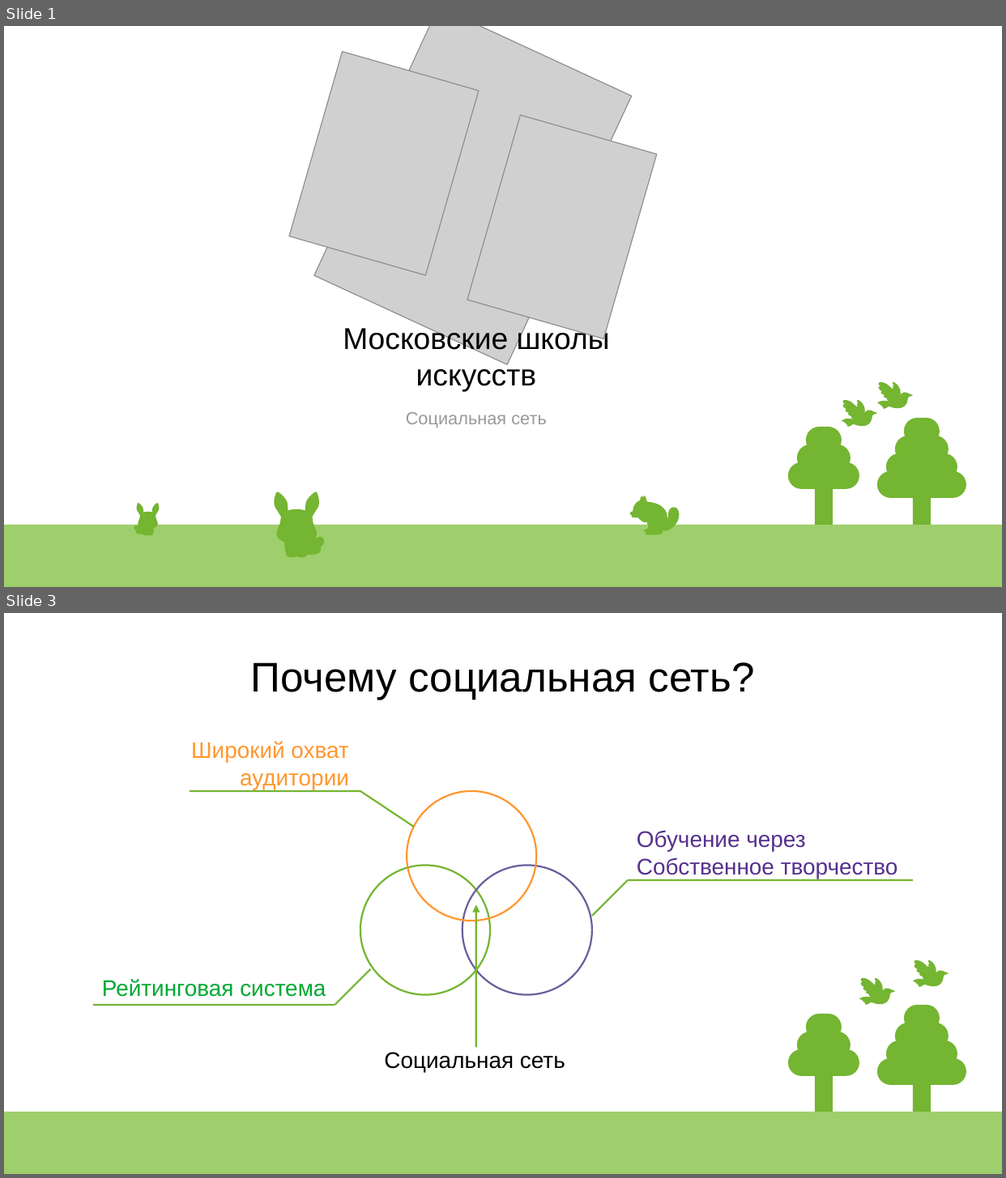
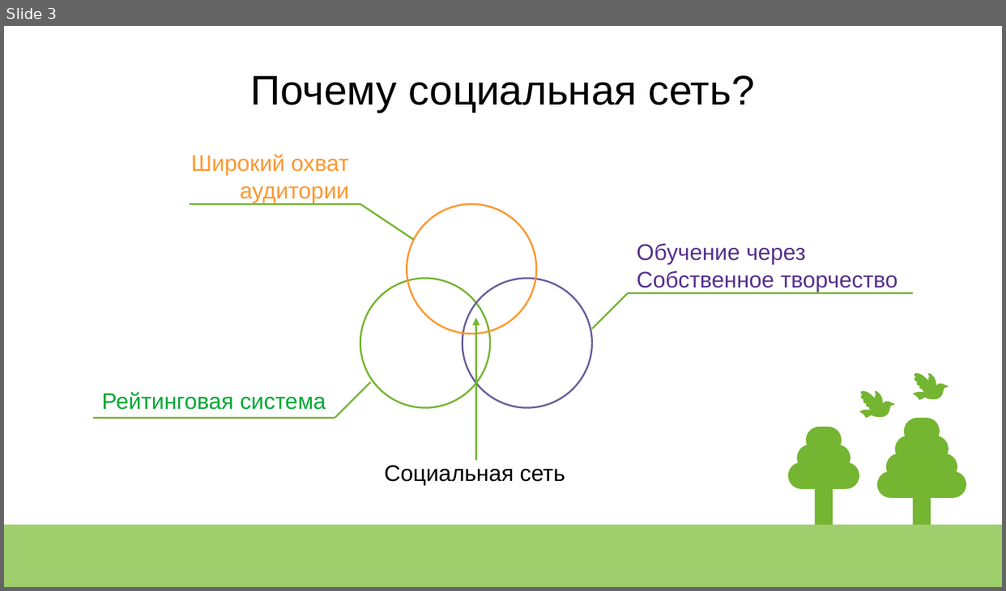
Before and after one commit to vovikilelik/hackaton-2023, a slide deck: info.odp. Shown one above the other, each under a label of ours: slides 1 and 3 before the commit, slide 3 after it; the slides between them are not shown. The pictures are 1006x1178 and 1006x591 pixels, drawn with LibreOffice and Linux fonts; fonts in the diff are those of the drawing; grey boxes stand for pictures. Boxes give left, top, right and bottom in pixels: in the first picture for what was removed or moved away, otherwise in the second. Text is boxed around its words. In the diff, an @@ line names an element or a change of style, - is before the commit and + after.

```diff
--- a/info.odp
+++ b/info.odp
@@ slide 1 removed at <box>4,26,1002,587</box>, background #FFFFFF; not listed: 10 template elements that a slide beside it also shows @@
@@ picture removed at <box>314,26,631,365</box> @@
@@ picture removed at <box>289,52,479,275</box> @@
@@ picture removed at <box>467,115,657,339</box> @@
@@ title removed at <box>343,326,610,391</box> @@
-Московские школы искусств
@@ title removed at <box>406,412,547,428</box> @@
-Социальная сеть
@@ group removed at <box>878,382,913,410</box>: 8 freeform shapes @@
@@ group removed at <box>842,400,877,427</box>: 8 freeform shapes @@
@@ freeform shape removed at <box>630,511,652,532</box> @@
@@ freeform shape removed at <box>633,496,650,515</box> @@
@@ freeform shape removed at <box>636,506,650,518</box> @@
@@ freeform shape removed at <box>637,504,641,509</box> @@
@@ freeform shape removed at <box>637,505,640,508</box> @@
@@ freeform shape removed at <box>638,504,664,535</box> @@
@@ freeform shape removed at <box>640,496,644,501</box> @@
@@ freeform shape removed at <box>642,499,646,506</box> @@
@@ freeform shape removed at <box>648,502,667,531</box> @@
@@ freeform shape removed at <box>649,503,667,531</box> @@
@@ freeform shape removed at <box>663,508,678,531</box> @@
@@ freeform shape removed at <box>663,508,677,531</box> @@
@@ freeform shape removed at <box>664,509,680,531</box> @@
@@ group removed at <box>134,503,159,535</box>: 23 freeform shapes @@
@@ group removed at <box>274,493,325,558</box>: 23 freeform shapes @@
@@ freeform shape removed at <box>632,514,650,523</box> @@
@@ freeform shape removed at <box>649,515,658,533</box> @@
```
Also in this commit, not shown: 1 slide changed, 1 slide added, 1 other file.
